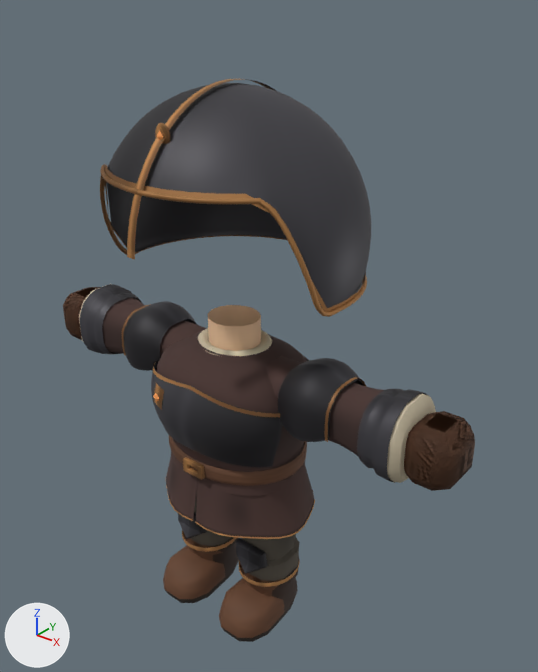
The glTF model src/assets/models/wardrobe/classes/traje_guerrero_fuego.glb as it was, and as the next commit left it.
Both versions are drawn from a camera (50 mm lens) standing at (1.7, -1.92, 2.49) and looking at (0.07, 0.12, 1.22). The axes (+X, +Y, +Z) are drawn at lower left. The lights are the same throughout. The picture after the commit comes second. Vertices at exactly the same position are counted once.

The first picture shows 'medieval-leg-l', 'medieval-leg-r', 'medieval-sleeve-l', 'medieval-sleeve-r', 'medieval-tunic', 'suit-bracer-l', 'suit-bracer-r', 'suit-glove-left', 'suit-head', 'suit-trousers-l', 'suit-upperarm-l', 'suit-upperarm-r' and 4 more.
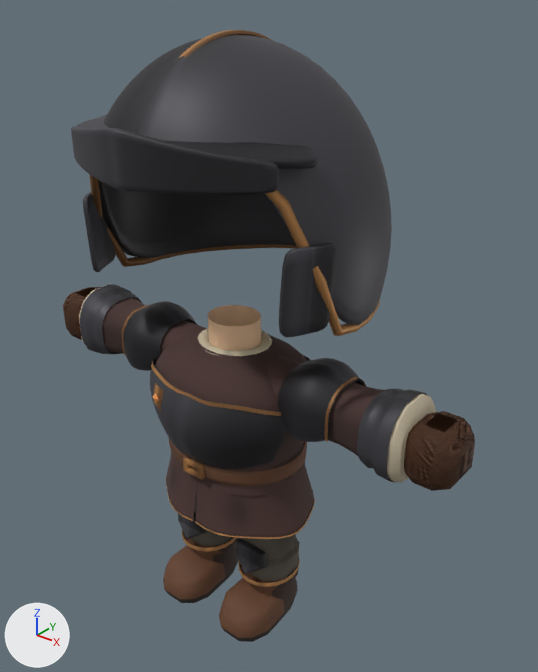
Edits to the bpy script that builds the scene:
```text
Change me_suit_head:
    used by ob_suit_head; location = (0.0, 0.0, 0.0)
    remove me_suit_head.from_pydata(...)  # 1576 vertices, 2958 faces; spans x -0.493..0.493, y -0.476..0.484, z 1.487..2.179
    add me_suit_head.from_pydata(...)  # 4362 vertices, 8704 faces; spans x -0.553..0.553, y -0.501..0.562, z 1.413..2.328
    me_suit_head part 1: the loose piece of 576 vertices spanning x -0.493..0.493, y -0.411..0.484, z 1.498..2.165 is rebuilt with 192 vertices and now spans x -0.531..0.531, y -0.44..0.541, z 1.413..2.041, in mat_brass
    me_suit_head part 2: the loose piece of 576 vertices spanning x -0.487..0.487, y -0.429..0.479, z 1.487..1.902 is rebuilt with 2016 vertices and now spans x -0.553..0.553, y -0.431..0.562, z 1.427..2.317, in mat_plate
    me_suit_head part 3: the loose piece of 144 vertices spanning x -0.017..0.017, y -0.476..0.456, z 1.697..2.179 is rebuilt with 586 vertices and now spans x -0.017..0.017, y -0.441..0.546, z 1.847..2.328
    me_suit_head part 4: a new loose piece of 618 vertices spanning x -0.494..0.494, y -0.476..-0.149, z 1.997..2.071, in mat_plate
    me_suit_head part 5: a new loose piece of 586 vertices spanning x -0.444..0.444, y -0.501..-0.292, z 1.916..2.091, in mat_plate
    me_suit_head part 6: a new loose piece of 182 vertices spanning x -0.536..-0.43, y -0.289..-0.124, z 1.48..1.77, in mat_plate
    me_suit_head part 7: a new loose piece of 182 vertices spanning x 0.43..0.536, y -0.289..-0.124, z 1.48..1.77, in mat_plate
    me_suit_head part 8: the loose piece of 146 vertices spanning x -0.032..0.032, y -0.319..-0.301, z 2.005..2.085 is deleted
    me_suit_head part 9
    128 vertices are removed from x -0.481..0.481, y -0.418..0.473, z 1.498..1.912
    192 faces are deleted
    other edits to the shape of me_suit_head do not show in these pictures
    remove me_suit_head.materials.append(mat_gem)  # orange #ffa65e
```

Pixel boxes [x1, y1, x2, y2] of what changed, in the pictures (538 x 672 px):
'suit-head', reshaped (18% wider, 29% taller)
    before: [100, 79, 371, 317]
    after: [71, 30, 392, 337]
part 1 of me_suit_head, rebuilt
    before: [107, 83, 371, 309]
    after: [89, 174, 380, 336]
part 2 of me_suit_head, rebuilt (10% wider, 90% taller)
    before: [100, 164, 367, 317]
    after: [98, 34, 392, 325]
part 3 of me_suit_head, rebuilt
    before: [127, 79, 276, 259]
    after: [180, 30, 273, 58]
part 4 of me_suit_head, added
    after: [76, 115, 317, 169]
part 5 of me_suit_head, added
    after: [71, 127, 279, 195]
part 6 of me_suit_head, added
    after: [83, 192, 115, 272]
part 7 of me_suit_head, added
    after: [279, 243, 337, 337]
part 8 of me_suit_head, deleted
    before: [155, 123, 170, 144]
part 9 of me_suit_head, deleted
    before: [105, 165, 366, 311]
